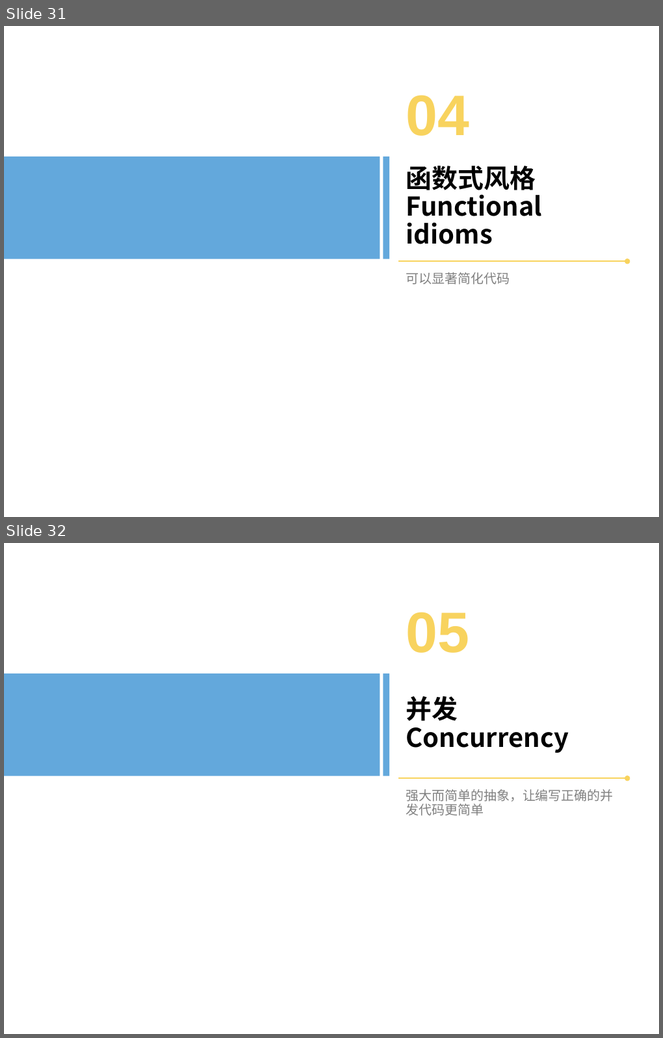
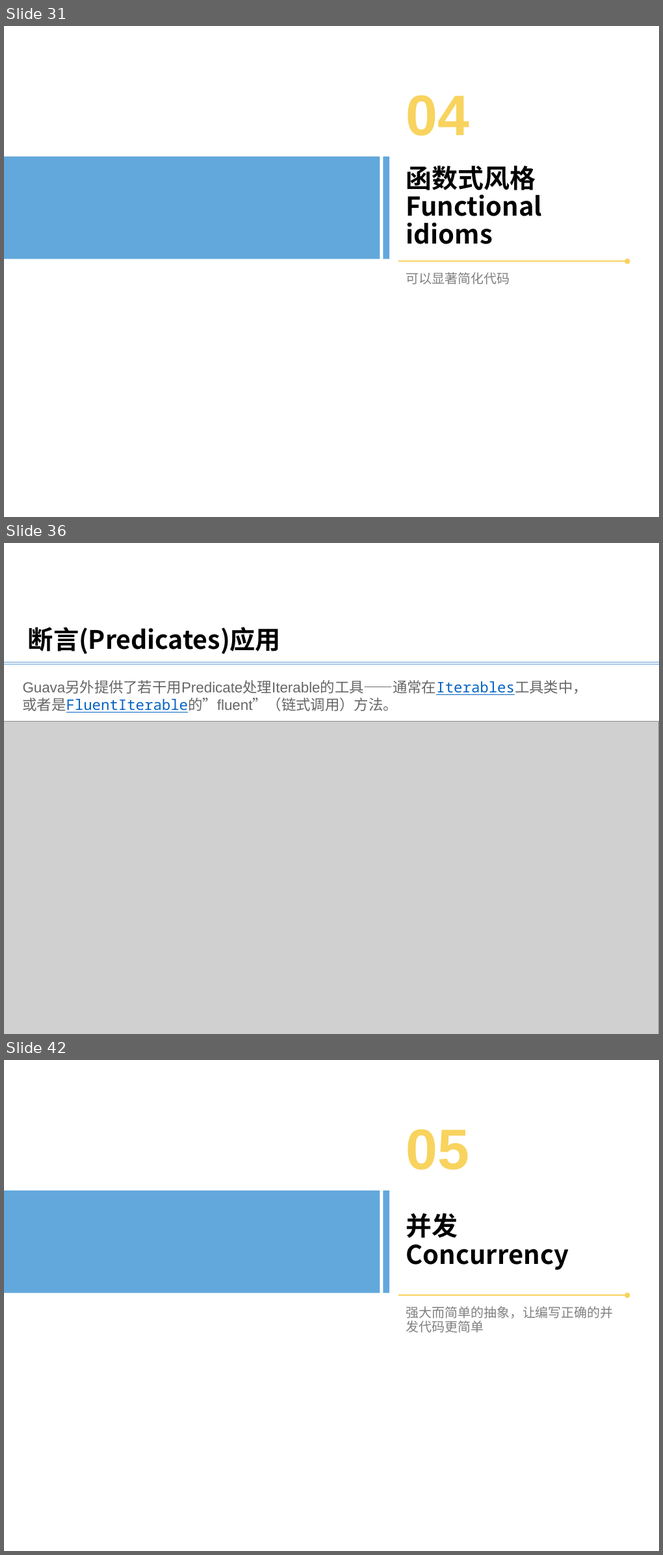
Before and after one commit to bxguo/guava, a slide deck: Guava介绍.pptx. Shown one above the other, each under a label of ours: slides 31 and 32 before the commit, slides 31, 36 and 42 after it; the slides between them are not shown. The pictures are 663x1038 and 663x1555 pixels, drawn with LibreOffice and Linux fonts; fonts in the diff are those of the drawing; grey boxes stand for pictures; background and template pictures are left out. Boxes give left, top, right and bottom in pixels: in the first picture for what was removed or moved away, otherwise in the second. Text is boxed around its words. In the diff, an @@ line names an element or a change of style, - is before the commit and + after.

```diff
--- a/Guava介绍.pptx
+++ b/Guava介绍.pptx
@@ slide 36 added at [4,543,659,1034], background #FFFFFF @@
@@ text added at [28,627,281,654], 28 pt, text #000000, bold @@
+断言(Predicates)应用
@@ line added from (4, 662) to (659, 662), #5B9BD5 0.5 pt @@
@@ line added from (4, 664) to (659, 664), #5B9BD5 0.5 pt @@
@@ text added at [23,681,588,713], 16 pt, text #666666 @@
+Guava另外提供了若干用Predicate处理Iterable的工具——通常在Iterables工具类中，或者是FluentIterable的”fluent”（链式调用）方法。
@@ picture added at [4,722,659,1034] @@
@@ what was slide 32 is now slide 42 @@
```
Also in this commit, not shown: 1 slide changed, 35 other slides added, 1 other file.
